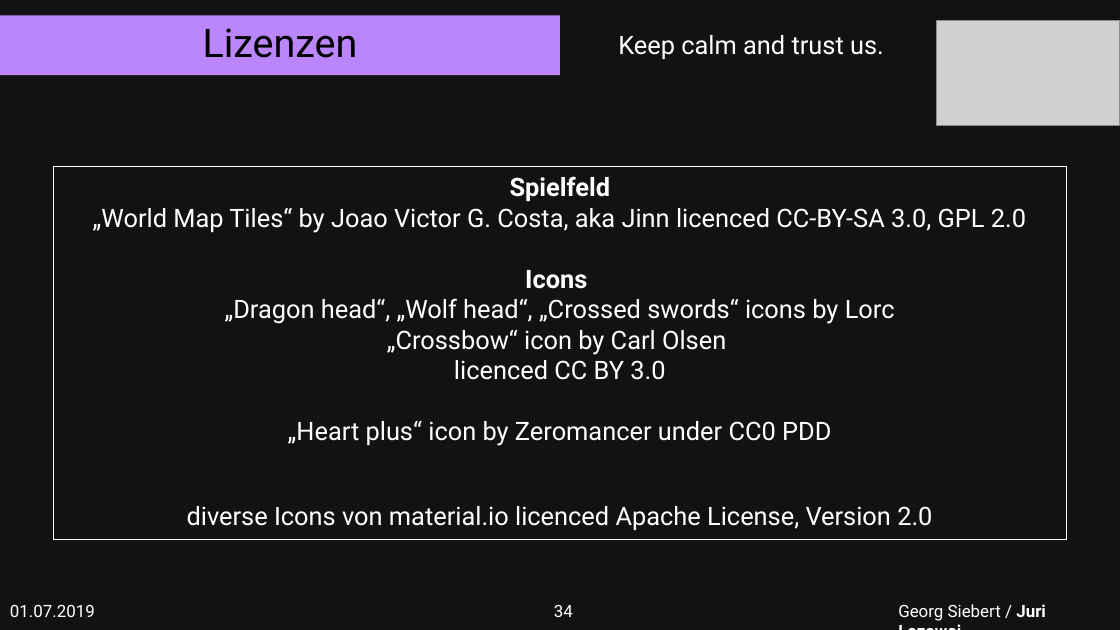
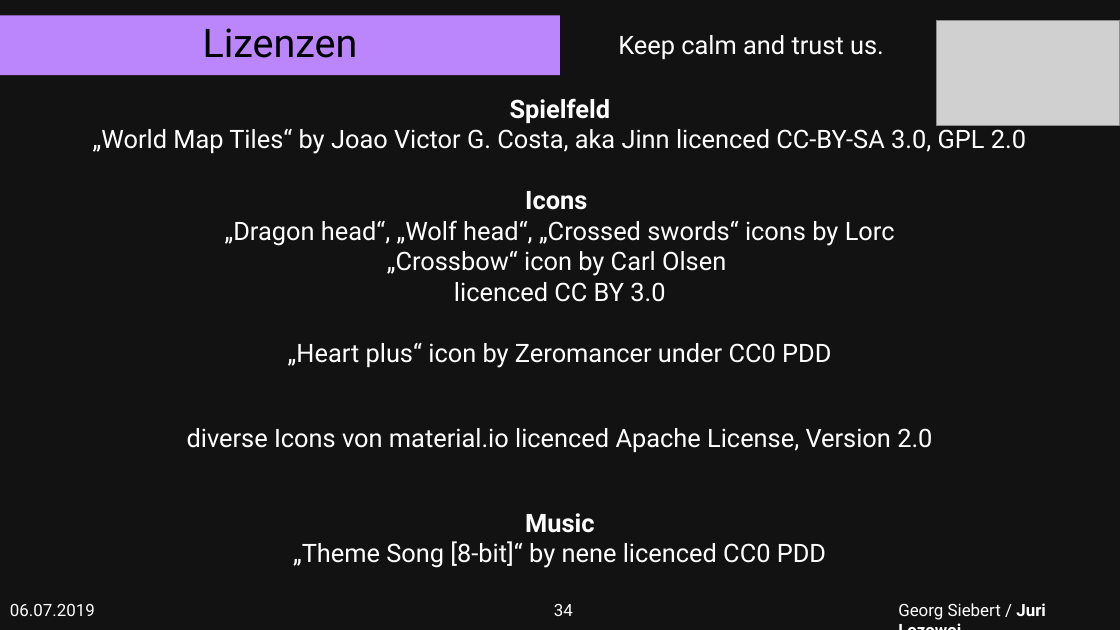
Before and after one commit to DerYeger/Project_RBSG, a slide deck: slide 34 of doc/Release2/Präsentation/Kundenprasentation_Release_2.pptx. Drawn at 1120x630 pixels with LibreOffice and Linux fonts; fonts in the diff are those of the drawing; grey boxes stand for pictures. Boxes give left, top, right and bottom in pixels: in the first picture for what was removed or moved away, otherwise in the second. Text is boxed around its words. In the diff, an @@ line names an element or a change of style, - is before the commit and + after.

Commit message:
added licence slide to presentation

```diff
--- a/doc/Release2/Präsentation/Kundenprasentation_Release_2.pptx
+++ b/doc/Release2/Präsentation/Kundenprasentation_Release_2.pptx
@@ text "Spielfeld": place and size @@
-text "Spielfeld" at <box>53,167,1067,540</box>
+text "Spielfeld" at <box>93,98,1026,568</box>
@@ text "Spielfeld" at <box>93,98,1026,568</box>: outline #FFFFFF 0.5 pt to none @@
@@ text at <box>293,513,826,568</box>: paragraphs added @@
+Music
+„Theme Song [8-bit]“ by nene licenced CC0 PDD
@@ text at <box>10,604,95,616</box>: text changed @@
-01.07.2019
+06.07.2019
```
Also in this commit, not shown: 32 other slides changed.
